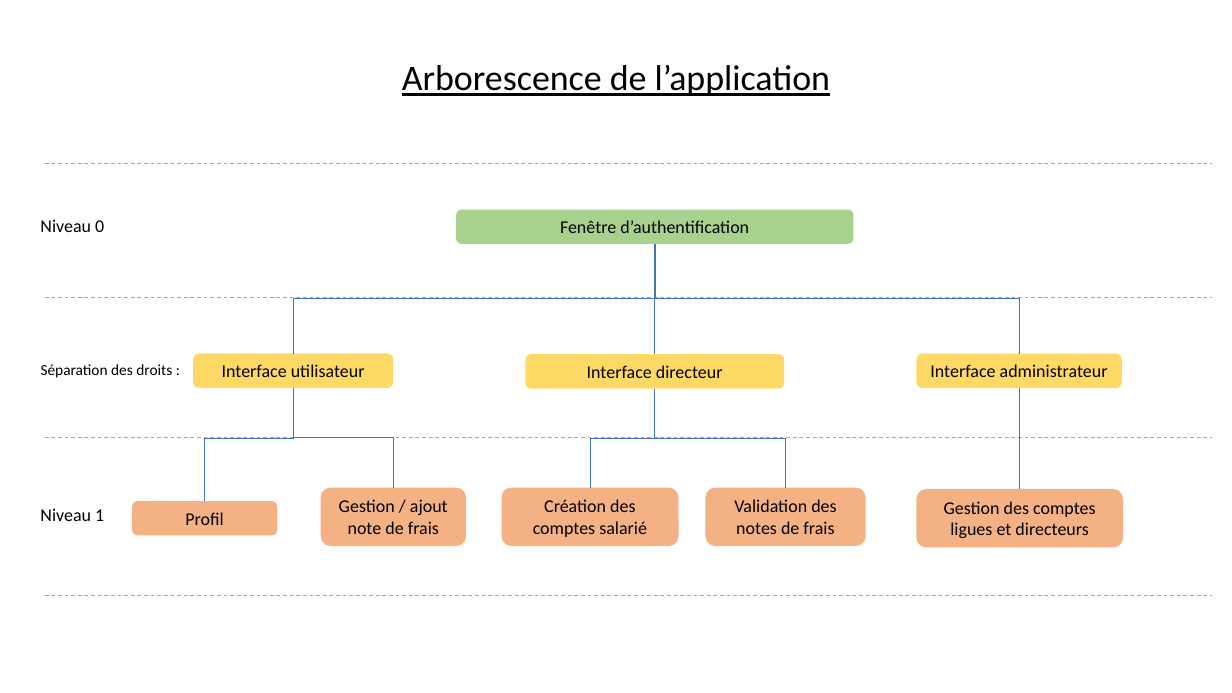
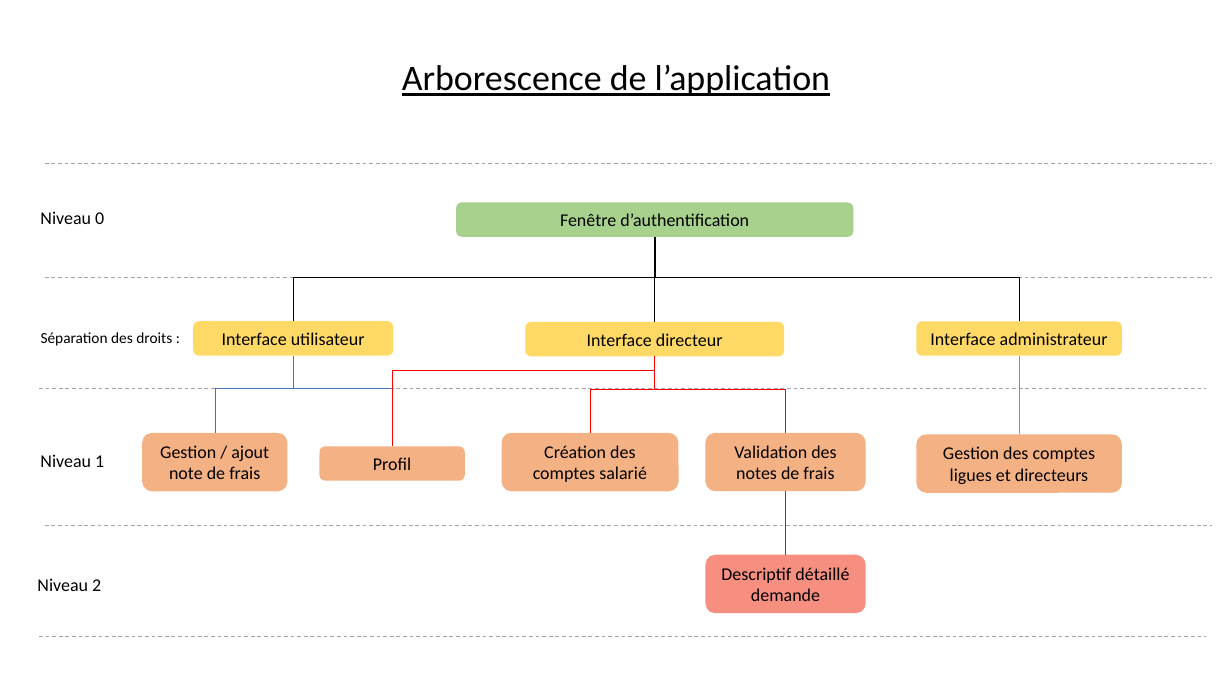
Before and after one commit to lGabranth/M2L_note_de_frais, a slide deck: slide 1 of Documentation/01d_Arborescence.pptx. Drawn at 1232x693 pixels with LibreOffice and Linux fonts; fonts in the diff are those of the drawing. Boxes give left, top, right and bottom in pixels: in the first picture for what was removed or moved away, otherwise in the second. Text is boxed around its words. In the diff, an @@ line names an element or a change of style, - is before the commit and + after.

Commit message:
Ajout du Zoning.pptx + finition du cahier des charges

```diff
--- a/Documentation/01d_Arborescence.pptx
+++ b/Documentation/01d_Arborescence.pptx
@@ text "Niveau 0": place and size @@
-text "Niveau 0" at (40, 219, 104, 232)
+text "Niveau 0" at (40, 211, 104, 224)
@@ rounded rectangle "Fenêtre d’authentification": place and size @@
-rounded rectangle "Fenêtre d’authentification" at (457, 210, 854, 244)
+rounded rectangle "Fenêtre d’authentification" at (457, 202, 854, 237)
@@ elbow line moved from (655, 244) - (293, 354) to (655, 237) - (293, 322) @@
@@ elbow line (655, 237) - (293, 322): stroke #4472C4 0.5 pt to #000000 0.5 pt @@
@@ elbow line moved from (655, 244) - (1019, 354) to (655, 237) - (1019, 322) @@
@@ elbow line (655, 237) - (1019, 322): stroke #4472C4 0.5 pt to #000000 0.5 pt @@
@@ elbow line moved from (655, 244) - (655, 354) to (655, 237) - (655, 322) @@
@@ elbow line (655, 237) - (655, 322): stroke #4472C4 0.5 pt to #000000 0.5 pt @@
@@ line moved from (44, 298) - (1212, 298) to (44, 277) - (1212, 277) @@
@@ text "Séparation des droits :": place and size @@
-text "Séparation des droits :" at (41, 364, 172, 378)
+text "Séparation des droits :" at (41, 332, 172, 346)
@@ 3 rounded rectangles: place and size @@
-3 rounded rectangles at (193, 354, 1122, 388)
+3 rounded rectangles at (193, 322, 1122, 356)
@@ elbow line moved from (293, 388) - (394, 488) to (293, 356) - (215, 433) @@
@@ elbow line moved from (293, 388) - (204, 501) to (293, 356) - (392, 446) @@
@@ elbow line added from (655, 357) to (392, 446), #FF0000 0.5 pt @@
@@ elbow line moved from (655, 389) - (591, 488) to (655, 357) - (591, 433) @@
@@ elbow line (655, 357) - (591, 433): stroke #4472C4 0.5 pt to #FF0000 0.5 pt @@
@@ elbow line moved from (655, 389) - (786, 488) to (655, 357) - (786, 433) @@
@@ elbow line (655, 357) - (786, 433): stroke #4472C4 0.5 pt to #FF0000 0.5 pt @@
@@ line added from (1019, 356) to (1019, 434), #70AD47 0.5 pt @@
@@ line moved from (44, 437) - (1212, 437) to (39, 389) - (1206, 389) @@
@@ elbow line removed from (1019, 388) to (1020, 489) @@
@@ rounded rectangle "Gestion / ajout note de ...": place and size @@
-rounded rectangle "Gestion / ajout note de ..." at (321, 488, 466, 546)
+rounded rectangle "Gestion / ajout note de ..." at (142, 433, 287, 491)
@@ rounded rectangle "Profil": place and size @@
-rounded rectangle "Profil" at (132, 501, 277, 535)
+rounded rectangle "Profil" at (320, 446, 465, 481)
@@ 3 rounded rectangles, 1 text: place and size @@
-3 rounded rectangles, 1 text at (40, 488, 1124, 547)
+3 rounded rectangles, 1 text at (40, 433, 1122, 493)
@@ line added from (786, 492) to (786, 555), #FF0000 0.5 pt @@
@@ line moved from (44, 596) - (1212, 596) to (44, 526) - (1212, 526) @@
@@ rounded rectangle added at (706, 555, 866, 613), fill #F78F81, 14 pt, text #000000 @@
+Descriptif détaillé demande
@@ text added at (37, 578, 101, 591), 14 pt, text #000000 @@
+Niveau 2
@@ line added from (39, 637) to (1206, 637), #A5A5A5 0.75 pt dashed @@
```
Also in this commit, not shown: 4 other files.
